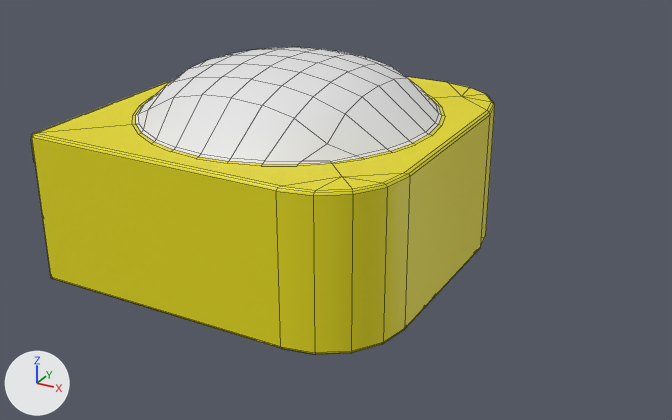
The FBX model Assets/Prefab/Lights.fbx: old version first, new version second.
One viewpoint serves both versions: a 50 mm camera at (0.334, -0.539, 0.283) aimed at (0.036, 0.002, 0.012). The lights are fixed; the arrows at lower left show +X, +Y and +Z. Mesh edges are drawn as thin lines.

The scene before the commit, as lines of its bpy script (objects in view):
```python
me_cube_004 = bpy.data.meshes.new('Cube.004')
me_cube_004.from_pydata(...)  # 291 vertices, 273 faces; spans x -0.25..0.125, y -0.125..0.125, z -0.027..0.121
# faces by material slot: [96, 177]
me_cube_004.materials.append(mat_light)  # white #e7e7e7
me_cube_004.materials.append(mat_caseing)  # yellow #e7dc0f
ob_cube = bpy.data.objects.new('Cube', me_cube_004)
ob_cube.location = (0.0, 0.0, 0.0)
```
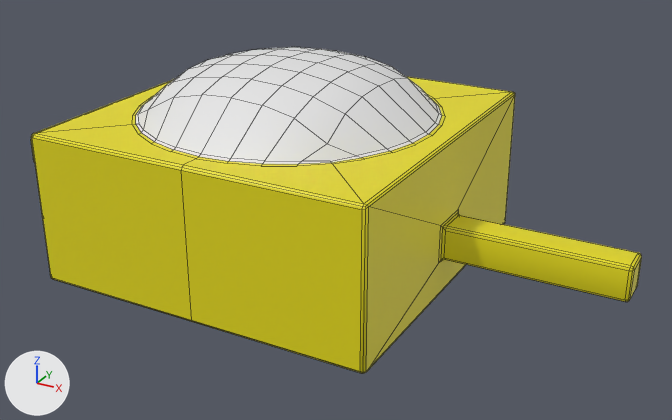
What differs and where, as boxes [x1, y1, x2, y2] in the pictures (672 x 420 px):
'Cube', reshaped (32% wider)
    before: [31, 47, 495, 355]
    after: [31, 47, 642, 373]
part 1 of me_cube_004, built on
    before: [34, 77, 495, 355]
    after: [34, 77, 642, 373]

Diff of the bpy script that builds the scene:
```diff
--- a/Assets/Prefab/Lights.fbx.py
+++ b/Assets/Prefab/Lights.fbx.py
@@ me_cube_004 @@
 # used by ob_cube; location = (0.0, 0.0, 0.0)
-me_cube_004.from_pydata(...)  # 291 vertices, 273 faces; spans x -0.25..0.125, y -0.125..0.125, z -0.027..0.121
+me_cube_004.from_pydata(...)  # 325 vertices, 310 faces; spans x -0.25..0.25, y -0.125..0.125, z -0.027..0.121
+# me_cube_004 part 1
+# 38 vertices are removed from x 0.067..0.125, y -0.123..0.123, z -0.027..0.082
+# 53 faces are deleted
+# 6 vertices in x 0.067, y -0.125..0.125, z -0.026..0.08 move by (-0.067, 0.0, 0.0)
+# 3 vertices in x 0.089, y 0.12..0.121, z -0.026..0.08 move by (0.034, 0.004, 0.0)
+# 3 vertices in x 0.089, y -0.121..-0.12, z -0.026..0.08 move by (0.034, -0.004, 0.0)
+# 12 vertices move from x 0.068..0.108, y -0.124..0.124, z -0.027..0.081 to x 0.0..0.124, y -0.124..0.124, z -0.027..0.081
+# 55 vertices are added at x 0.0..0.25, y -0.124..0.124, z -0.027..0.082
+# 12 new vertices lie (0.121, 0.0, 0.0) away from vertices in x 0.127, y -0.013..0.013, z 0.0..0.025
+# 5 new vertices lie (0.0, 0.244, 0.0) away from vertices in x 0.122..0.125, y -0.122, z -0.026..0.082
+# 90 new faces join them, mat_caseing (yellow #e7dc0f)
 me_cube_004.materials.append(mat_light)
```
